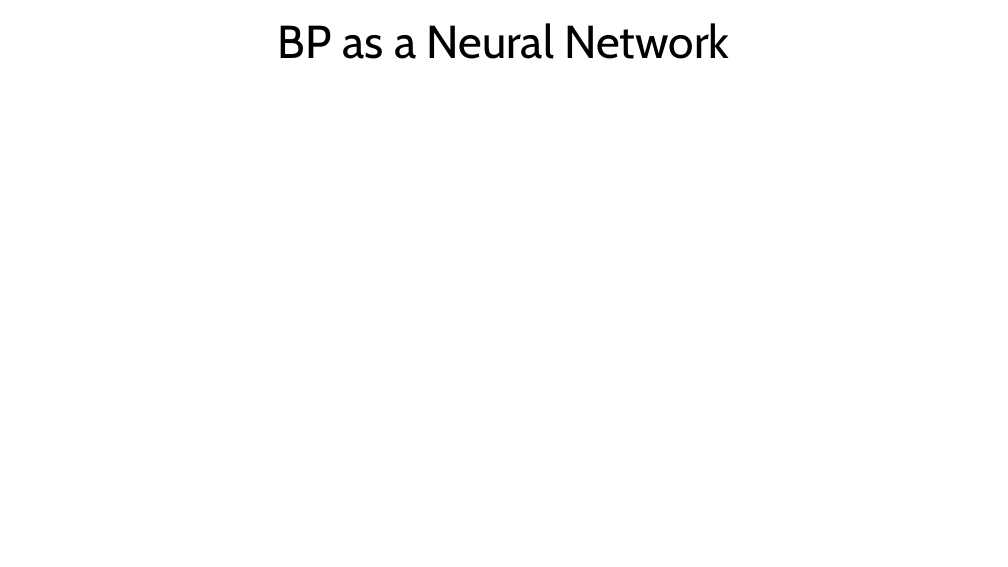
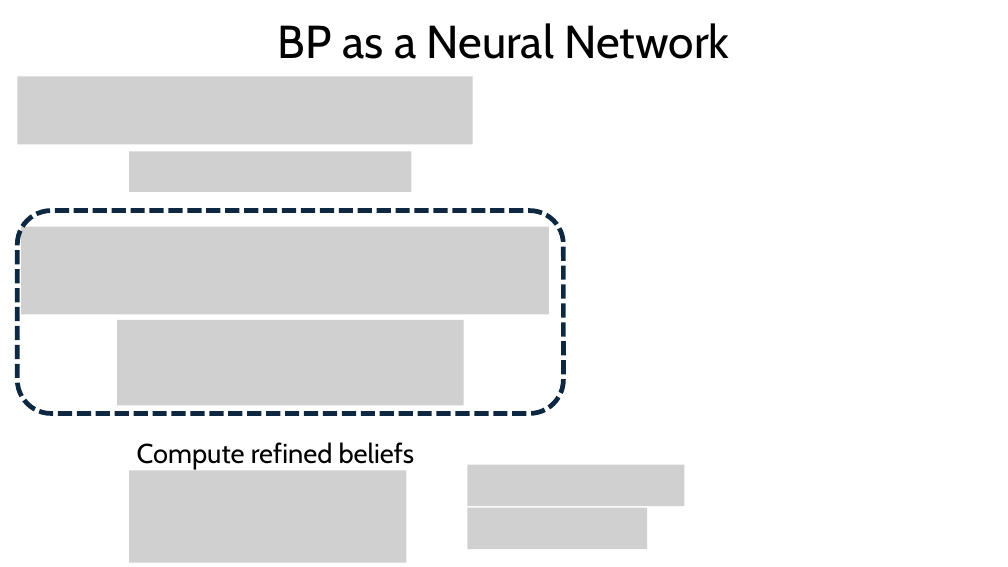
Before and after one commit to paviudes/CorrelatedBPDecoderWithCER, a slide deck: slide 18 of pres/aps_talk.pptx (slide 9 before the commit). Drawn at 1008x567 pixels with LibreOffice and Linux fonts; fonts in the diff are those of the drawing; grey boxes stand for pictures. Boxes give left, top, right and bottom in pixels: in the first picture for what was removed or moved away, otherwise in the second. Text is boxed around its words. In the diff, an @@ line names an element or a change of style, - is before the commit and + after.

```diff
--- a/pres/aps_talk.pptx
+++ b/pres/aps_talk.pptx
@@ picture added at [17, 76, 473, 144] @@
@@ picture added at [129, 151, 411, 192] @@
@@ rounded rectangle added at [17, 211, 563, 414], outline #0E2841 4.5 pt dashed @@
@@ picture added at [21, 227, 549, 315] @@
@@ picture added at [117, 320, 464, 405] @@
@@ text added at [137, 442, 415, 469], 26 pt, text #000000 @@
+Compute refined beliefs
@@ picture added at [129, 470, 407, 563] @@
@@ picture added at [467, 465, 684, 507] @@
@@ picture added at [467, 508, 647, 550] @@
```
Also in this commit, not shown: 5 other slides changed, 21 slides added, 2 slides removed, 13 other files.
